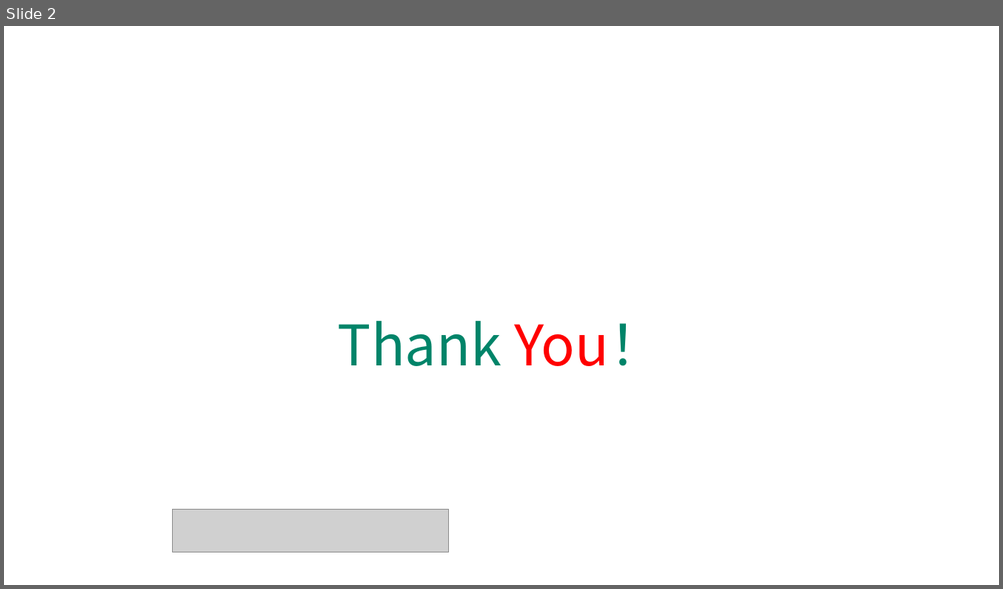
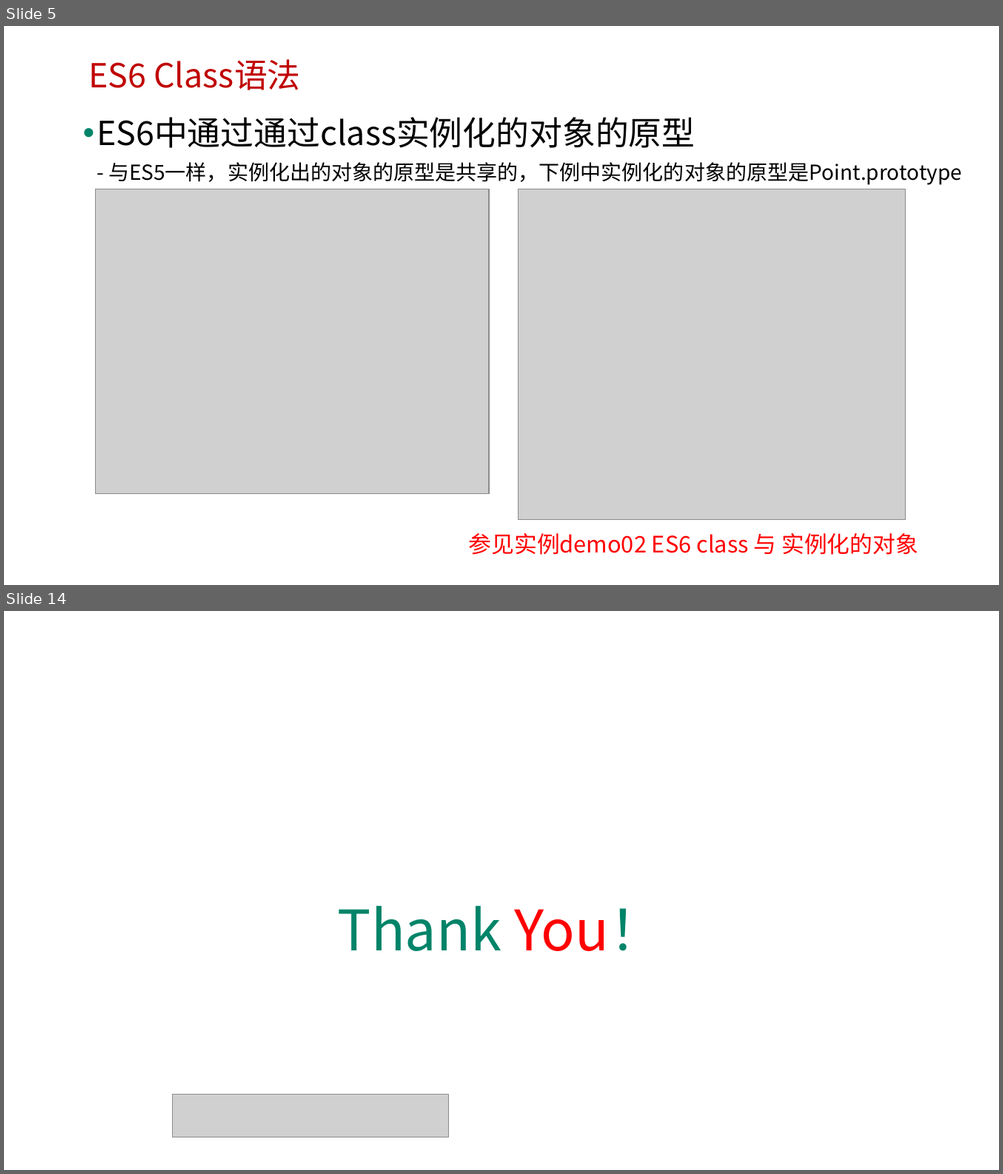
Before and after one commit to edu2act/course-javascript-advanced, a slide deck: 课程PPT/15.ECMAScript 6 三.pptx. Shown one above the other, each under a label of ours: slide 2 before the commit, slides 5 and 14 after it; the slides between them are not shown. The pictures are 1003x589 and 1003x1174 pixels, drawn with LibreOffice and Linux fonts; fonts in the diff are those of the drawing; grey boxes stand for pictures; background and template pictures are left out. Boxes give left, top, right and bottom in pixels: in the first picture for what was removed or moved away, otherwise in the second. Text is boxed around its words. In the diff, an @@ line names an element or a change of style, - is before the commit and + after.

```diff
--- a/课程PPT/15.ECMAScript 6 三.pptx
+++ b/课程PPT/15.ECMAScript 6 三.pptx
@@ slide 5 added at box(4, 26, 999, 585), background picture (left out) @@
@@ text added at box(88, 59, 300, 90), 32 pt, text #C00000 @@
+ES6 Class语法
@@ text added at box(96, 117, 962, 185), 20 pt, text #000000 @@
+• ES6中通过通过class实例化的对象的原型
+  - 与ES5一样，实例化出的对象的原型是共享的，下例中实例化的对象的原型是Point.prototype
@@ picture added at box(95, 190, 489, 494) @@
@@ picture added at box(518, 190, 905, 520) @@
@@ text added at box(469, 534, 917, 555), 22 pt, text #FF0000 @@
+参见实例demo02 ES6 class 与 实例化的对象
@@ what was slide 2 is now slide 14 @@
```
Also in this commit, not shown: 1 slide changed, 11 other slides added, 1 slide removed, 16 other files.
